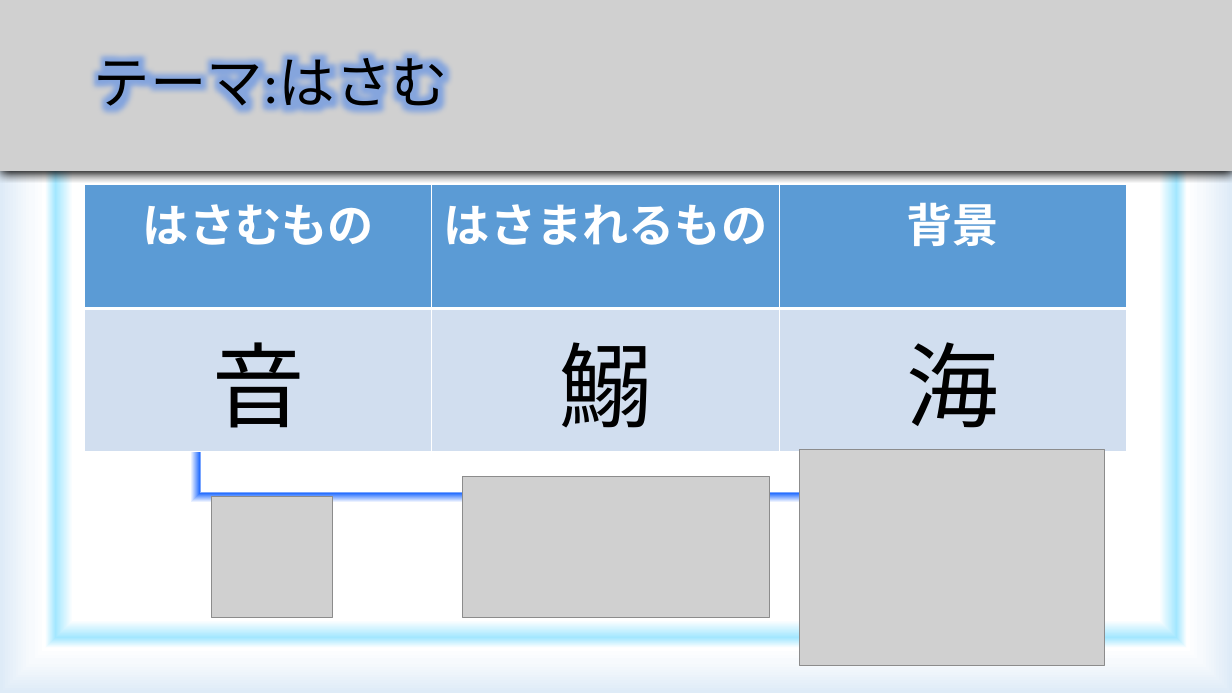
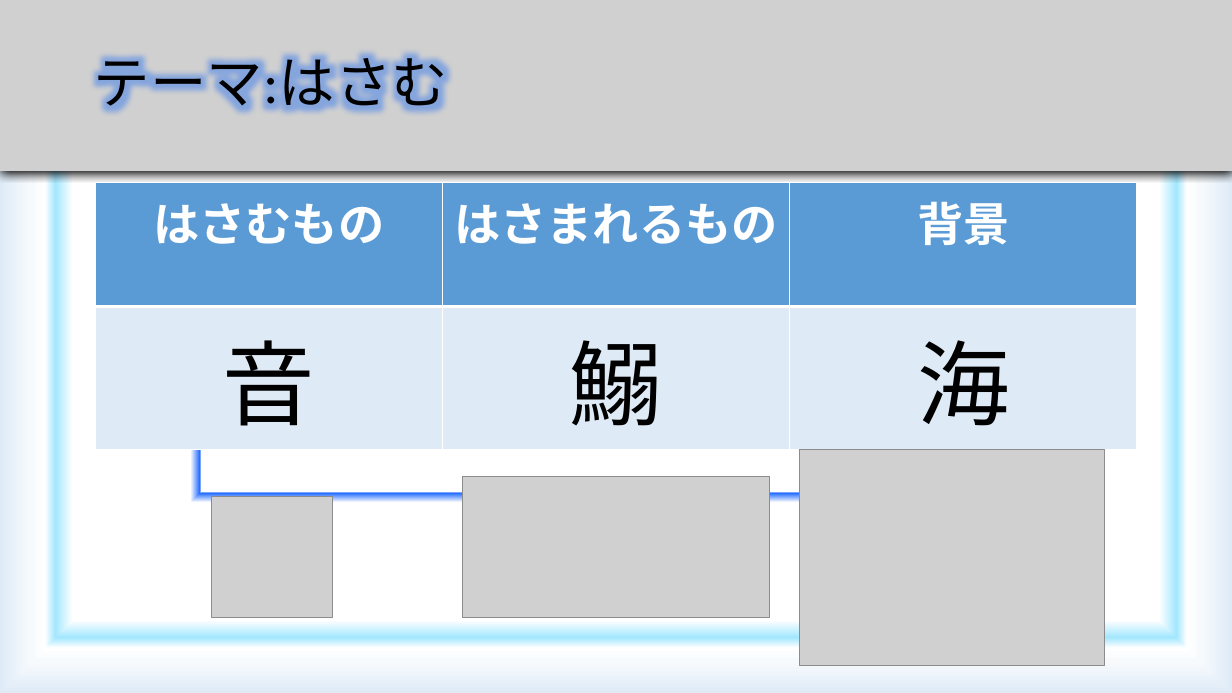
Before and after one commit to YasuhiroKawamoto/iwashi, a slide deck: slide 2 of 発表資料(鰯).pptx. Drawn at 1232x693 pixels with LibreOffice and Linux fonts; fonts in the diff are those of the drawing; grey boxes stand for pictures. Boxes give left, top, right and bottom in pixels: in the first picture for what was removed or moved away, otherwise in the second. Text is boxed around its words. In the diff, an @@ line names an element or a change of style, - is before the commit and + after.

```diff
--- a/発表資料(鰯).pptx
+++ b/発表資料(鰯).pptx
@@ table at (95, 183, 1138, 431) @@
@@ fill #D2DEEF to #DEEBF7 in row 2 @@
@@ table: place and size @@
-table at (85, 185, 1128, 433)
+table at (95, 183, 1138, 431)
```
Also in this commit, not shown: 2 slides added, 1 slide removed.
